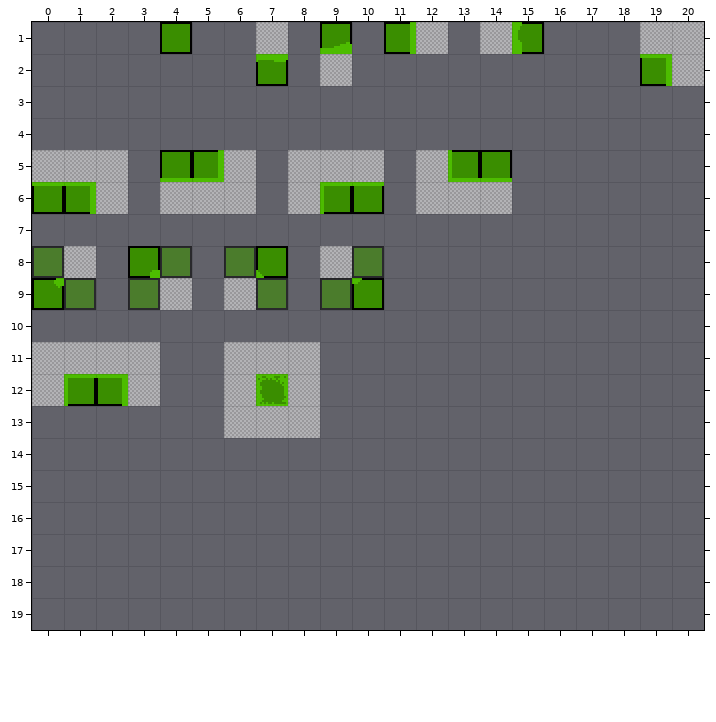
Level history. Tiled map: resources/rules/auto-tile-rules.tmx. The picture above was drawn from the file before the commit.
Cells are 16x16 px. Shown: x 0..20, y 1..19.
Once edited:
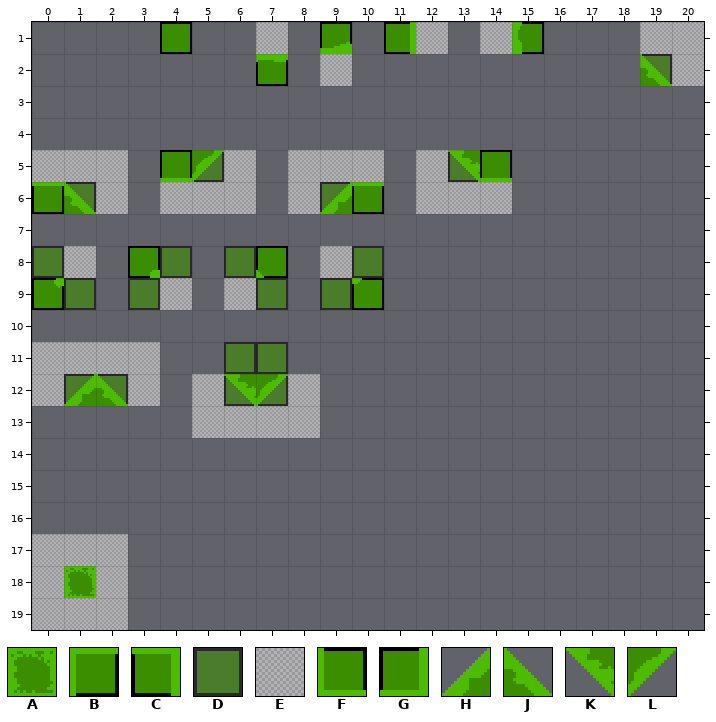
Key: from "tileset": A 0, B 2, C 4, D 14, E 18, F 24, G 26, H 78, J 79, K 89, L 90.
_ is an empty cell.
See-through tiles are keyed as they look on the map.
The edit:
Layer "input_prototype":
Tile E becomes tile D in row 11 at x 6 to 7; in row 12 at x 6.
The author put tile E in rows 12 to 13 at x 5; in row 17 at x 0 to 2; in row 18 at x 0 and 2; in row 19 at x 0 to 2.
The author cleared tile E in row 11 at x 8.
Layer "output_terrain":
The author put tile A in row 18 at x 1.
Tile B becomes tile H in row 6 at x 9; in row 12 at x 1.
Tile C becomes tile J in row 2 at x 19; in row 6 at x 1; in row 12 at x 2.
Tile F becomes tile K in row 5 at x 13.
The author put tile K in row 12 at x 6.
Tile A becomes tile L in row 12 at x 7.
Tile G becomes tile L in row 5 at x 5.
Boxes around the changes in both pictures, in picture pixels (x1, y1, x2, y2):
changed: (640, 54, 672, 86)
changed: (192, 150, 224, 182)
changed: (448, 150, 480, 182)
changed: (64, 182, 96, 214)
changed: (320, 182, 352, 214)
changed: (192, 342, 320, 438)
changed: (64, 374, 128, 406)
added: (32, 534, 128, 630)
